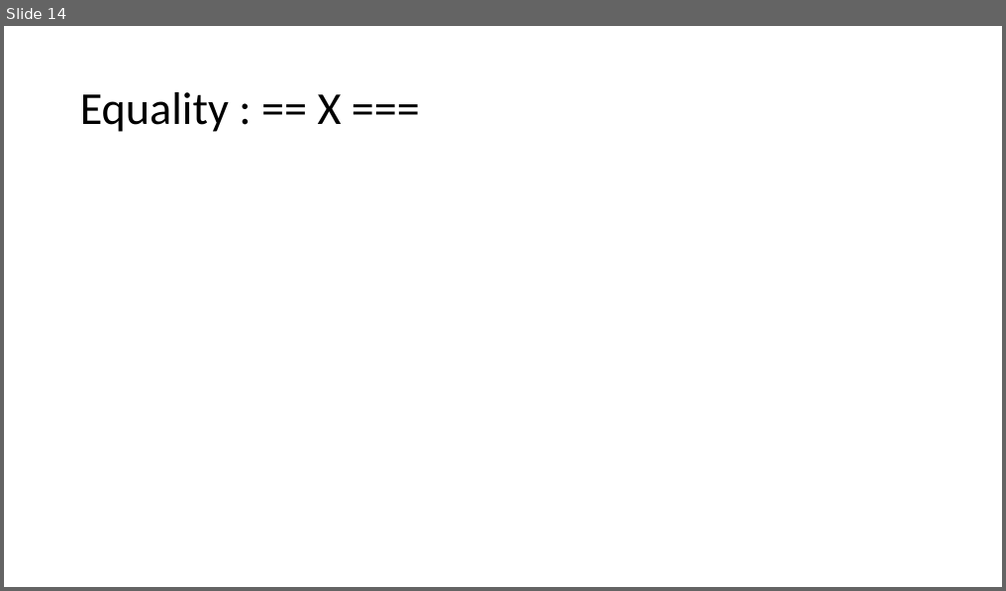
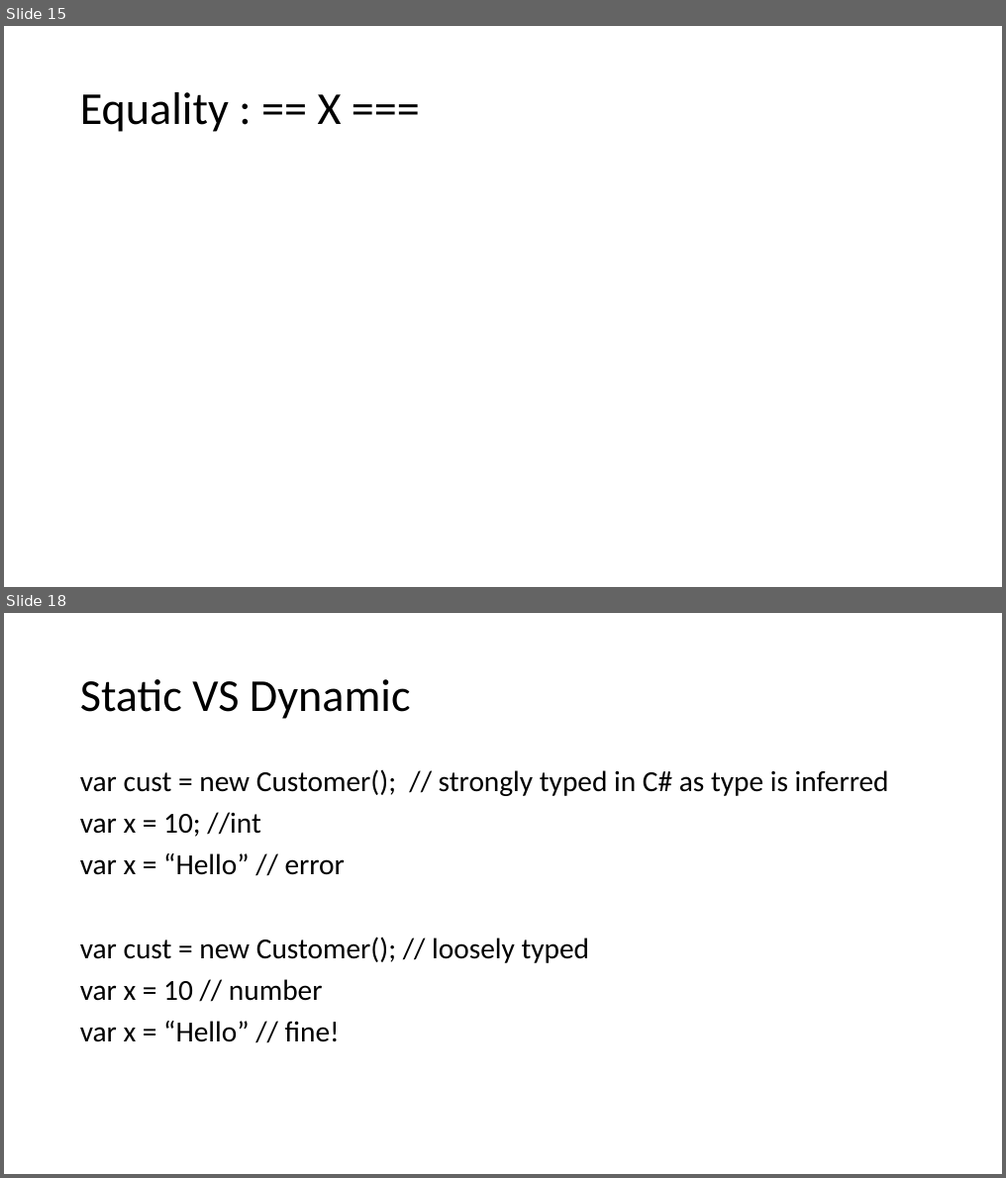
Before and after one commit to prasadhonrao/Training, a slide deck: Presentations/JavaScript - Language Features.pptx. Shown one above the other, each under a label of ours: slide 14 before the commit, slides 15 and 18 after it; the slides between them are not shown. The pictures are 1006x591 and 1006x1178 pixels, drawn with LibreOffice and Linux fonts; fonts in the diff are those of the drawing. Boxes give left, top, right and bottom in pixels: in the first picture for what was removed or moved away, otherwise in the second. Text is boxed around its words. In the diff, an @@ line names an element or a change of style, - is before the commit and + after.

```diff
--- a/Presentations/JavaScript - Language Features.pptx
+++ b/Presentations/JavaScript - Language Features.pptx
@@ slide 18 added at (4, 613, 1002, 1174), background #FFFFFF @@
@@ title added at (80, 679, 411, 719), 44 pt, text #000000 @@
+Static VS Dynamic
@@ text added at (80, 769, 889, 1043), 28 pt, text #000000 @@
+var cust = new Customer(); // strongly typed in C# as type is inferred
+var x = 10; //int
+var x = “Hello” // error
+var cust = new Customer(); // loosely typed
+var x = 10 // number
+var x = “Hello” // fine!
@@ what was slide 14 is now slide 15 @@
```
Also in this commit, not shown: 8 slides changed, 3 other slides added, 1 other file.
